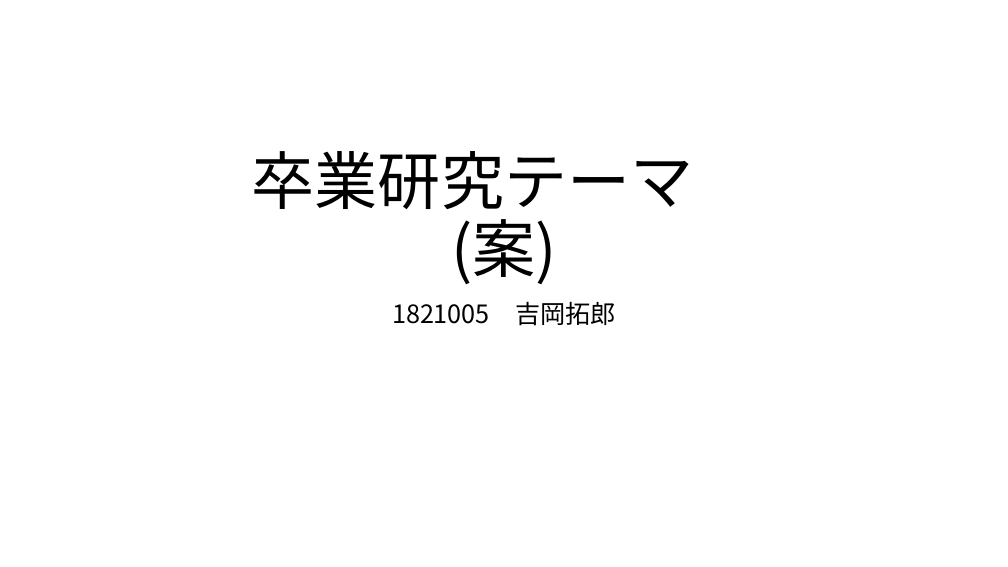
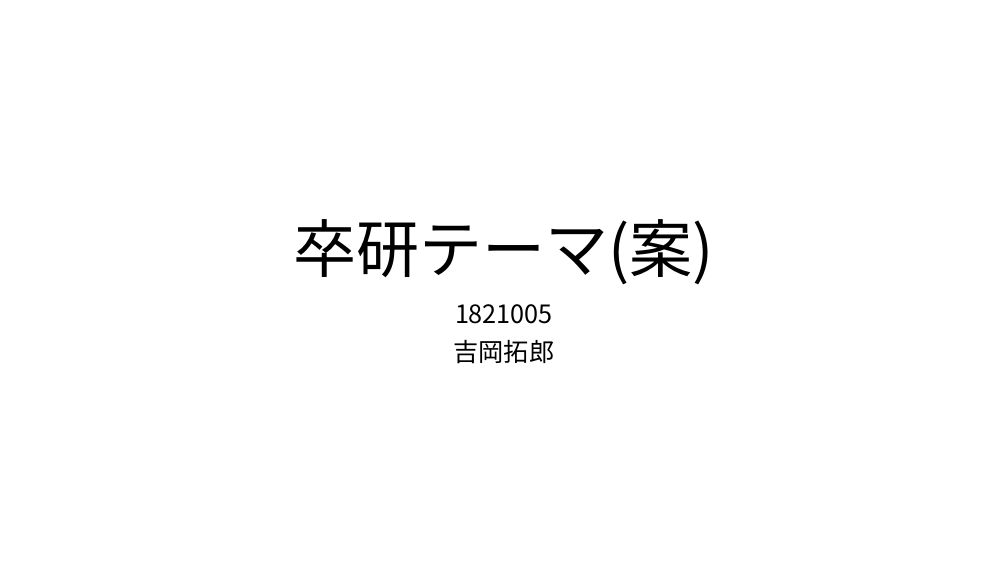
Before and after one commit to kait-takanolab/1821005-yoshioka-thesis, a slide deck: slide 1 of 1821005_yoshioka_sotuken.pptx. Drawn at 1008x567 pixels with LibreOffice and Linux fonts; fonts in the diff are those of the drawing. Boxes give left, top, right and bottom in pixels: in the first picture for what was removed or moved away, otherwise in the second. Text is boxed around its words. In the diff, an @@ line names an element or a change of style, - is before the commit and + after.

```diff
--- a/1821005_yoshioka_sotuken.pptx
+++ b/1821005_yoshioka_sotuken.pptx
@@ title at [294, 219, 715, 284]: text changed @@
-卒業研究テーマ
-(案)
+卒研テーマ(案)
@@ subtitle at [454, 304, 555, 364]: text changed @@
-1821005 吉岡拓郎
+1821005
+吉岡拓郎
```
Also in this commit, not shown: 1 other slide changed, 1 slide added, 1 slide removed.
